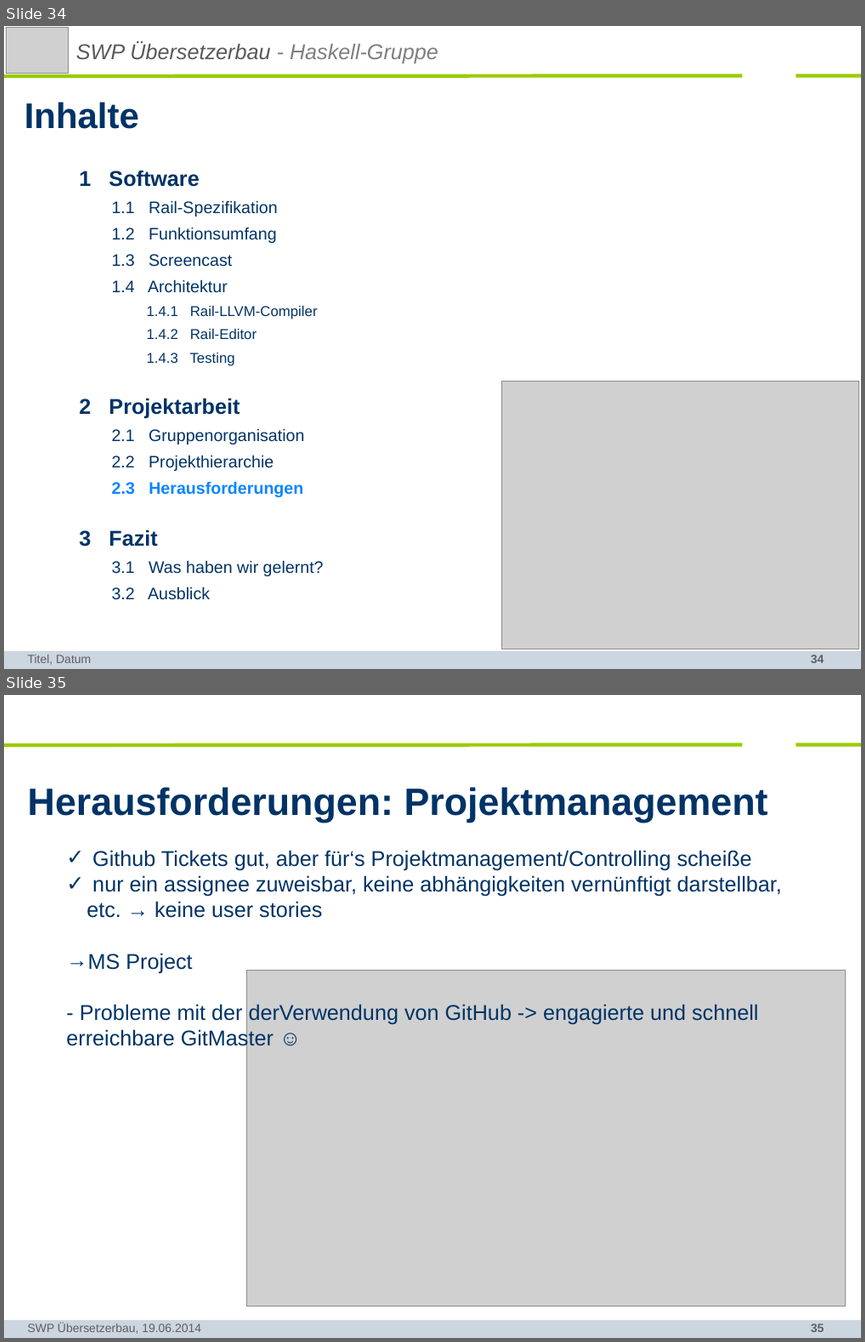
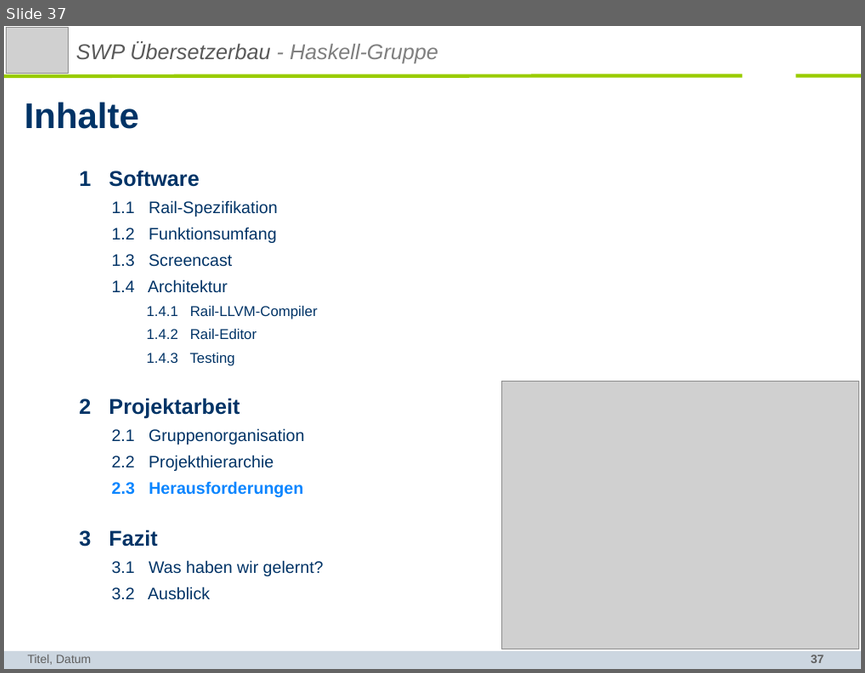
Before and after one commit to SWP-Ubau-SoSe2014-Haskell/SWPSoSe14, a slide deck: documentation/SWPSoSe14MS3.ppt. Shown one above the other, each under a label of ours: slides 34 and 35 before the commit, slide 37 after it. The pictures are 865x1342 and 865x673 pixels, drawn with LibreOffice and Linux fonts; fonts in the diff are those of the drawing; grey boxes stand for pictures; background and template pictures are left out. Boxes give left, top, right and bottom in pixels: in the first picture for what was removed or moved away, otherwise in the second. Text is boxed around its words. In the diff, an @@ line names an element or a change of style, - is before the commit and + after.

```diff
--- a/documentation/SWPSoSe14MS3.ppt
+++ b/documentation/SWPSoSe14MS3.ppt
@@ slide 35 removed at (4,695,861,1338), background #FFFFFF; not listed: 4 template elements that a slide beside it also shows @@
@@ title removed at (28,787,768,823) @@
-Herausforderungen: Projektmanagement
@@ text removed at (66,850,782,1050) @@
-✓ Github Tickets gut, aber für‘s Projektmanagement/Controlling scheiße
-✓ nur ein assignee zuweisbar, keine abhängigkeiten vernünftigt darstellbar, etc. → keine user stories
-→ MS Project
-- Probleme mit der derVerwendung von GitHub -> engagierte und schnell erreichbare GitMaster ☺
@@ picture removed at (247,970,846,1306) @@
@@ text removed at (28,1322,201,1333) @@
-SWP Übersetzerbau, 19.06.2014
@@ what was slide 34 is now slide 37 @@
@@ page number at (811,654,824,663): text changed @@
-34
+37
```
Also in this commit, not shown: 7 slides changed, 6 slides added, 3 other slides removed.
